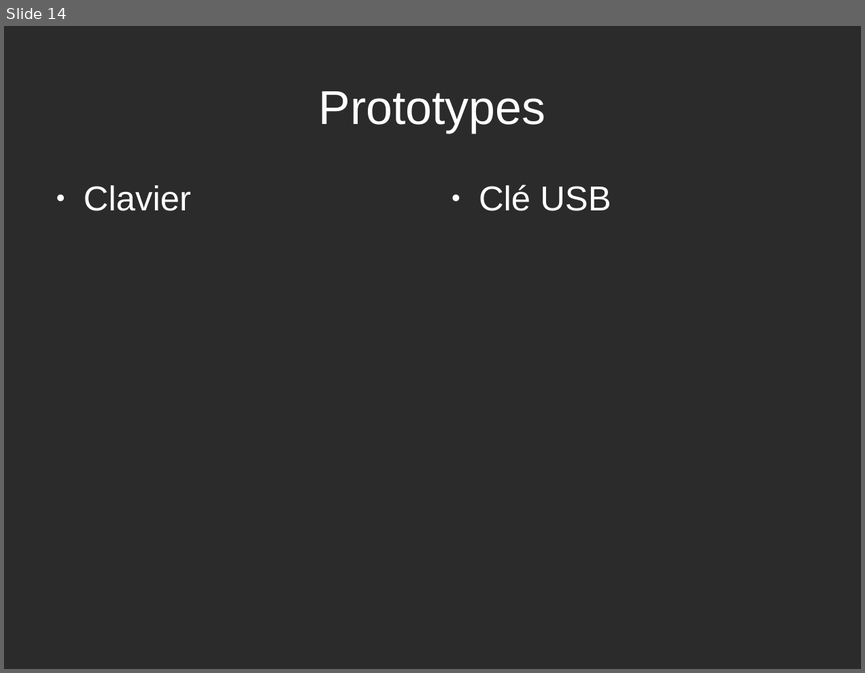
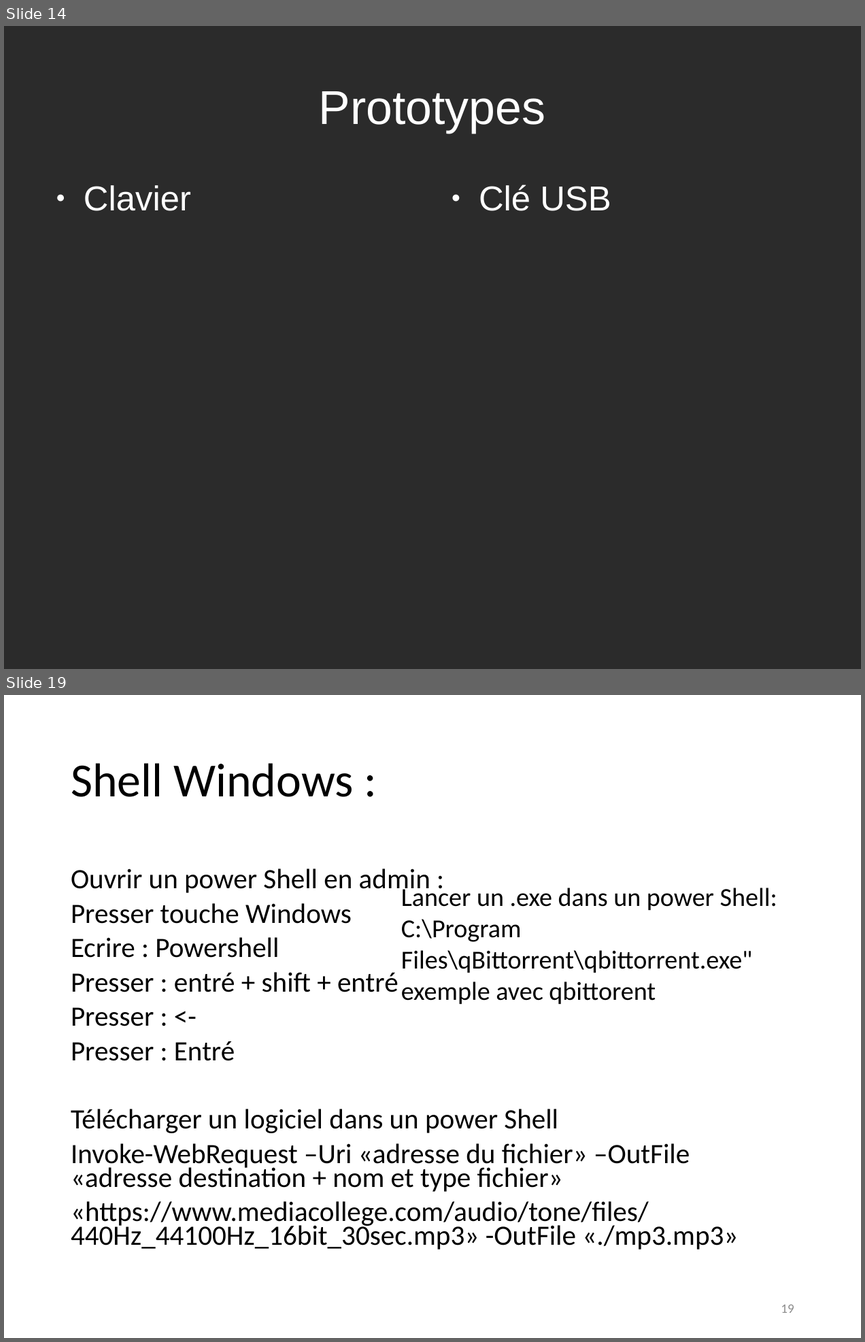
Before and after one commit to rguillomon/IMA3-4_Project, a slide deck: P12(périphUSB).odp. Shown one above the other, each under a label of ours: slide 14 before the commit, slides 14 and 19 after it; the slides between them are not shown. The pictures are 865x673 and 865x1342 pixels, drawn with LibreOffice and Linux fonts; fonts in the diff are those of the drawing; background and template pictures are left out; a plain dark background stands for a picture behind light text. Boxes give left, top, right and bottom in pixels: in the first picture for what was removed or moved away, otherwise in the second. Text is boxed around its words. In the diff, an @@ line names an element or a change of style, - is before the commit and + after.

```diff
--- a/P12(périphUSB).odp
+++ b/P12(périphUSB).odp
@@ slide 19 added at [4, 695, 861, 1338], background #FFFFFF @@
@@ title added at [71, 763, 354, 797], 44 pt, text #000000 @@
+Shell Windows :
@@ text added at [71, 868, 738, 1249], 25.9 pt, text #000000 @@
+Ouvrir un power Shell en admin :
+Presser touche Windows
+Ecrire : Powershell
+Presser : entré + shift + entré
+Presser : <-
+Presser : Entré
+Télécharger un logiciel dans un power Shell
+Invoke-WebRequest –Uri «adresse du fichier» –OutFile «adresse destination + nom et type fichier»
+«https://www.mediacollege.com/audio/tone/files/440Hz_44100Hz_16bit_30sec.mp3» -OutFile «./mp3.mp3»
@@ text added at [401, 885, 777, 1004], 24 pt, text #000000 @@
+Lancer un .exe dans un power Shell:
+C:\Program Files\qBittorrent\qbittorrent.exe" exemple avec qbittorent
@@ page number added at [781, 1304, 793, 1312], 12 pt, text #8B8B8B @@
+19
```
Also in this commit, not shown: 4 slides changed, 7 other slides added, 16 other files.
